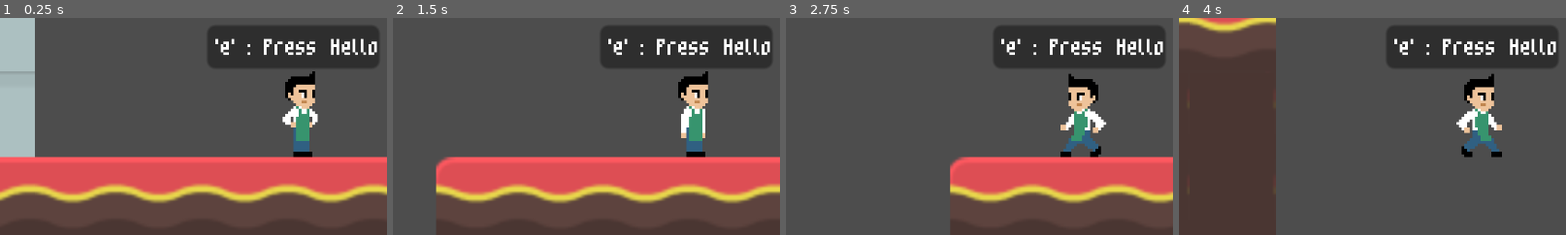
Above: before the commit, frames 1-4 (left to right).
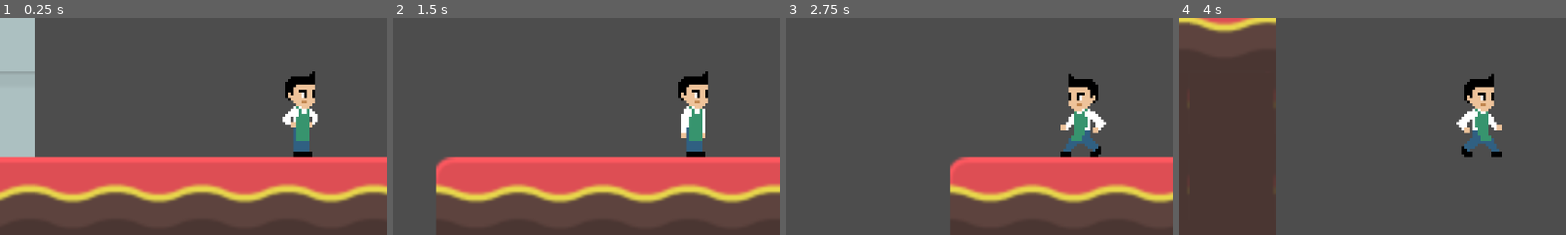
Above: after the commit, the same moments.

Repository: TheKizzyDev/GodotWildJam62
Game: Godot game, scene res://main.tscn
Two runs of this game, one before a commit and one after it. Both use one fixed random seed, a clock stepped at 60 frames per second and the inputs below.
Inputs:
- Up to frame 1 (0.25 s): no input
- Up to frame 2 (1.5 s): tap Enter at 0.5 s; hold D (move_right) from 0.53 s (still down); tap E (interact) at 0.6, 1.35 s; tap Space (jump) at 0.77 s
- Up to frame 3 (2.75 s): tap Space (jump) at 1.52 s; release D (move_right) at 2.03 s; hold A (move_left) from 2.03 s (still down); tap E (interact) at 2.1 s
- Up to frame 4 (4 s): release A (move_left) at 2.78 s; hold D (move_right) from 2.78 s (still down); tap E (interact) at 2.85, 3.6 s; tap Space (jump) at 3.02, 3.77 s
The pictures show only the part of the screen within x 12-62%, y 48-98%; the shares and areas given below are measured in that part.

The runs differ from the first frame. In frame 1, 8.3% of the frame differs, in the area x 53-98%, y 3-23%; in frame 2, 8.3%; in frame 3, 8.3%; in frame 4, 8.3%.

Commit message:
Turn off visibility of player interact dialogue on ready.

Diff:
--- a/scripts/player.gd
+++ b/scripts/player.gd
@@ -18,6 +18,7 @@
 
 func _ready():
 	_animation_player.play("Idle_Blinking")
+	_control_dialogue.set_visible(false)
 
 func _physics_process(delta):
 	if not is_on_floor():
